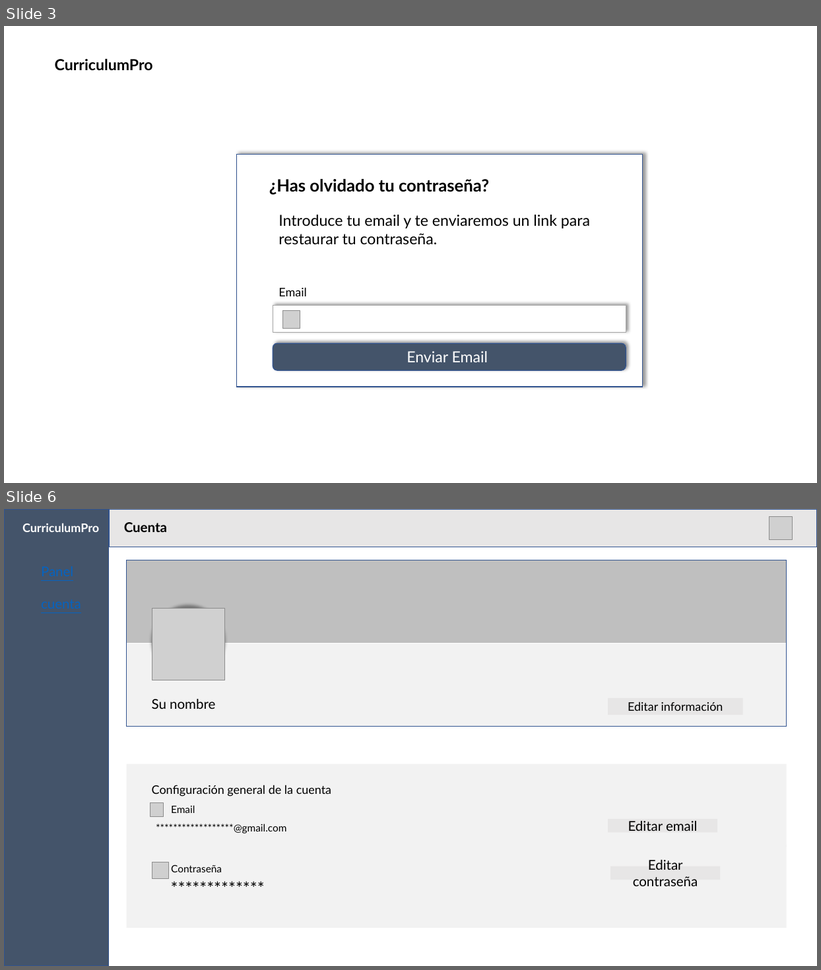
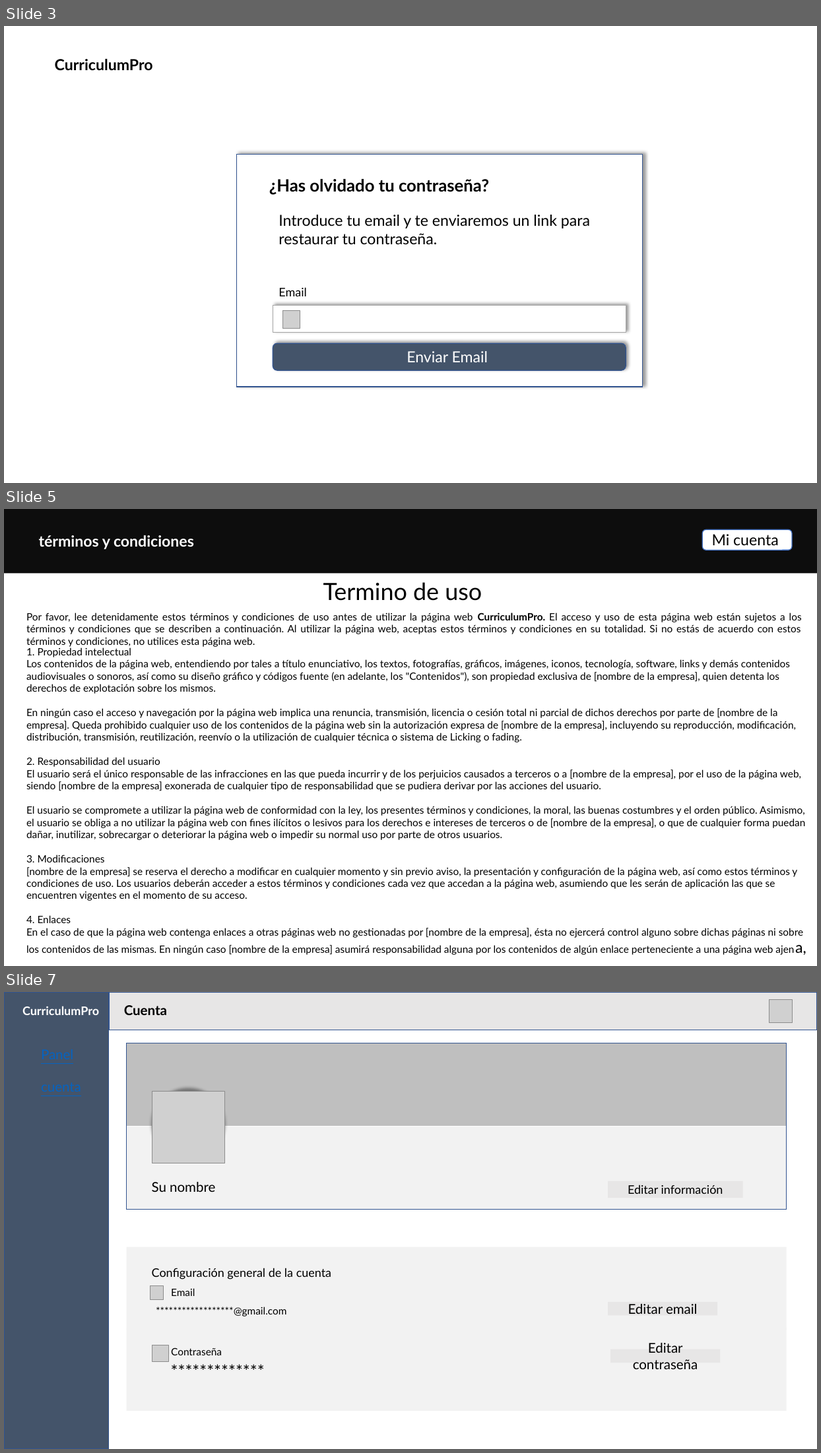
Before and after one commit to Flexzay/dise-o, a slide deck: diseño de py/enmaquetado.pptx. Shown one above the other, each under a label of ours: slides 3 and 6 before the commit, slides 3, 5 and 7 after it; the slides between them are not shown. The pictures are 821x970 and 821x1453 pixels, drawn with LibreOffice and Linux fonts; fonts in the diff are those of the drawing; grey boxes stand for pictures. Boxes give left, top, right and bottom in pixels: in the first picture for what was removed or moved away, otherwise in the second. Text is boxed around its words. In the diff, an @@ line names an element or a change of style, - is before the commit and + after.

Commit message:
diseño

```diff
--- a/diseño de py/enmaquetado.pptx
+++ b/diseño de py/enmaquetado.pptx
@@ slide 5 added at (4,509,817,966), background #FFFFFF @@
@@ rectangle added at (4,509,817,574), fill #0D0D0D @@
@@ text added at (39,535,194,549), 18 pt, text #FFFFFF, bold @@
+términos y condiciones
@@ rounded rectangle added at (702,529,792,550), fill #FFFFFF, outline #4472C4 1 pt, 18 pt, text #000000 @@
+Mi cuenta
@@ text added at (323,582,482,601), 28 pt, text #000000 @@
+Termino de uso
@@ text added at (26,613,802,647), 12 pt, text #000000 @@
+Por favor, lee detenidamente estos términos y condiciones de uso antes de utilizar la página web CurriculumPro. El acceso y uso de esta página web están sujetos a los términos y condiciones que se describen a continuación. Al utilizar la página web, aceptas estos términos y condiciones en su totalidad. Si no estás de acuerdo con estos términos y condiciones, no utilices esta página web.
@@ text added at (26,646,805,938), 12 pt, text #000000 @@
+1. Propiedad intelectual
+Los contenidos de la página web, entendiendo por tales a título enunciativo, los textos, fotografías, gráficos, imágenes, iconos, tecnología, software, links y demás contenidos audiovisuales o sonoros, así como su diseño gráfico y códigos fuente (en adelante, los "Contenidos"), son propiedad exclusiva de [nombre de la empresa], quien detenta los derechos de explotación sobre los mismos.
+En ningún caso el acceso y navegación por la página web implica una renuncia, transmisión, licencia o cesión total ni parcial de dichos derechos por parte de [nombre de la empresa]. Queda prohibido cualquier uso de los contenidos de la página web sin la autorización expresa de [nombre de la empresa], incluyendo su reproducción, modificación, distribución, transmisión, reutilización, reenvío o la utilización de cualquier técnica o sistema de Licking o fading.
+2. Responsabilidad del usuario
+El usuario será el único responsable de las infracciones en las que pueda incurrir y de los perjuicios causados a terceros o a [nombre de la empresa], por el uso de la página web, siendo [nombre de la empresa] exonerada de cualquier tipo de responsabilidad que se pudiera derivar por las acciones del usuario.
+El usuario se compromete a utilizar la página web de conformidad con la ley, los presentes términos y condiciones, la moral, las buenas costumbres y el orden público. Asimismo, el usuario se obliga a no utilizar la página web con fines ilícitos o lesivos para los derechos e intereses de terceros o de [nombre de la empresa], o que de cualquier forma puedan dañar, inutilizar, sobrecargar o deteriorar la página web o impedir su normal uso por parte de otros usuarios.
+3. Modificaciones
+[nombre de la empresa] se reserva el derecho a modificar en cualquier momento y sin previo aviso, la presentación y configuración de la página web, así como estos términos y condiciones de uso. Los usuarios deberán acceder a estos términos y condiciones cada vez que accedan a la página web, asumiendo que les serán de aplicación las que se encuentren vigentes en el momento de su acceso.
+4. Enlaces
+En el caso de que la página web contenga enlaces a otras páginas web no gestionadas por [nombre de la empresa], ésta no ejercerá control alguno sobre dichas páginas ni sobre los contenidos de las mismas. En ningún caso [nombre de la empresa] asumirá responsabilidad alguna por los contenidos de algún enlace perteneciente a una página web ajena,
@@ what was slide 6 is now slide 7 @@
```
Also in this commit, not shown: 3 slides changed, 21 other slides added.
